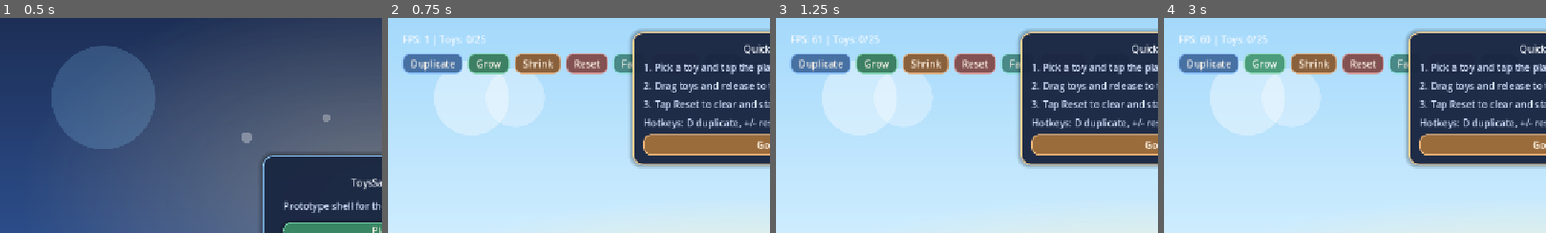
Above: before the commit, frames 1-4 (left to right).
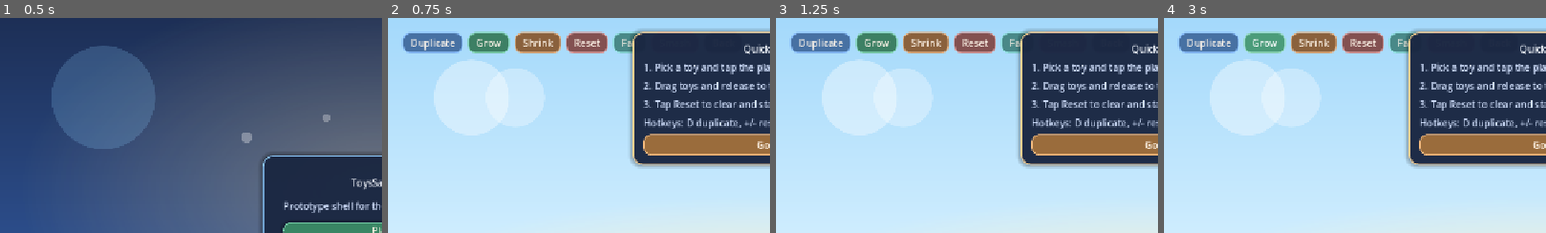
Above: after the commit, the same moments.

Repository: SoundBlaster/ToysSandbox
Game: Godot game, scene res://scenes/boot/Boot.tscn
Same seed, same stepped clock (60 frames per second), same inputs: the game is played once before the commit and once after it.
Inputs:
- Up to frame 1 (0.5 s): no input
- Up to frame 2 (0.75 s): click "Play" at 0.5 s
- Up to frame 3 (1.25 s): no input
- Up to frame 4 (3 s): click "Back" at 1.25 s; click "Duplicate" at 2 s; click "Grow" at 2.75 s
The pictures show only the part of the screen within x 0-50%, y 0-50%; the shares and areas given below are measured in that part.

Frame 1 is identical in both runs. In frame 2, 10% of the frame differs, in the area x 4-66%, y 6-27%; in frame 3, 10%; in frame 4, 10%.

Commit message:
Refine settings toggles and preserve active toy at cap

Diff:
--- a/scenes/game/Sandbox.tscn
+++ b/scenes/game/Sandbox.tscn
@@ -119,6 +119,15 @@
 layout_mode = 2
 text = "Got it"
 
+[node name="StatsOverlay" type="Label" parent="CanvasLayer"]
+visible = false
+offset_left = 1020.0
+offset_top = 18.0
+offset_right = 1256.0
+offset_bottom = 52.0
+text = "FPS: 0 | Toys: 0/25"
+horizontal_alignment = 2
+
 [node name="HBoxContainer" type="HBoxContainer" parent="CanvasLayer/MarginContainer"]
 layout_mode = 2
 theme_override_constants/separation = 16
@@ -143,10 +152,6 @@
 visible = false
 layout_mode = 2
 text = "Selected toy: Ball"
-
-[node name="StatsLabel" type="Label" parent="CanvasLayer/MarginContainer/HBoxContainer/InfoPanel"]
-layout_mode = 2
-text = "FPS: 0 | Toys: 0/25"
 
 [node name="ActionsRow" type="HBoxContainer" parent="CanvasLayer/MarginContainer/HBoxContainer/InfoPanel"]
 layout_mode = 2
--- a/scenes/menu/MainMenu.tscn
+++ b/scenes/menu/MainMenu.tscn
@@ -161,8 +161,14 @@
 size_flags_horizontal = 3
 text = "Tutorial"
 
-[node name="ResetTutorialButton" type="Button" parent="SettingsOverlay/PanelCenter/SettingsPanel/SettingsMargin/SettingsVBox/TutorialRow"]
-layout_mode = 2
+[node name="ResetTutorialButtonMargin" type="MarginContainer" parent="SettingsOverlay/PanelCenter/SettingsPanel/SettingsMargin/SettingsVBox/TutorialRow"]
+layout_mode = 2
+theme_override_constants/margin_left = 6
+theme_override_constants/margin_right = 6
+
+[node name="ResetTutorialButton" type="Button" parent="SettingsOverlay/PanelCenter/SettingsPanel/SettingsMargin/SettingsVBox/TutorialRow/ResetTutorialButtonMargin"]
+layout_mode = 2
+custom_minimum_size = Vector2(84, 0)
 text = "Reset"
 
 [node name="UnlimitedToysRow" type="HBoxContainer" parent="SettingsOverlay/PanelCenter/SettingsPanel/SettingsMargin/SettingsVBox"]
@@ -174,8 +180,33 @@
 size_flags_horizontal = 3
 text = "Unlimited Toys"
 
-[node name="UnlimitedToysButton" type="CheckButton" parent="SettingsOverlay/PanelCenter/SettingsPanel/SettingsMargin/SettingsVBox/UnlimitedToysRow"]
-layout_mode = 2
+[node name="UnlimitedToysButtonMargin" type="MarginContainer" parent="SettingsOverlay/PanelCenter/SettingsPanel/SettingsMargin/SettingsVBox/UnlimitedToysRow"]
+layout_mode = 2
+theme_override_constants/margin_left = 6
+theme_override_constants/margin_right = 6
+
+[node name="UnlimitedToysButton" type="CheckButton" parent="SettingsOverlay/PanelCenter/SettingsPanel/SettingsMargin/SettingsVBox/UnlimitedToysRow/UnlimitedToysButtonMargin"]
+layout_mode = 2
+custom_minimum_size = Vector2(92, 0)
+text = "Off"
+
+[node name="StatsOverlayRow" type="HBoxContainer" parent="SettingsOverlay/PanelCenter/SettingsPanel/SettingsMargin/SettingsVBox"]
+layout_mode = 2
+theme_override_constants/separation = 8
+
+[node name="StatsOverlayLabel" type="Label" parent="SettingsOverlay/PanelCenter/SettingsPanel/SettingsMargin/SettingsVBox/StatsOverlayRow"]
+layout_mode = 2
+size_flags_horizontal = 3
+text = "FPS/Toys Overlay"
+
+[node name="StatsOverlayButtonMargin" type="MarginContainer" parent="SettingsOverlay/PanelCenter/SettingsPanel/SettingsMargin/SettingsVBox/StatsOverlayRow"]
+layout_mode = 2
+theme_override_constants/margin_left = 6
+theme_override_constants/margin_right = 6
+
+[node name="StatsOverlayButton" type="CheckButton" parent="SettingsOverlay/PanelCenter/SettingsPanel/SettingsMargin/SettingsVBox/StatsOverlayRow/StatsOverlayButtonMargin"]
+layout_mode = 2
+custom_minimum_size = Vector2(92, 0)
 text = "Off"
 
 [node name="SettingsStatusLabel" type="Label" parent="SettingsOverlay/PanelCenter/SettingsPanel/SettingsMargin/SettingsVBox"]
@@ -187,6 +218,12 @@
 layout_mode = 2
 alignment = 2
 
-[node name="CloseSettingsButton" type="Button" parent="SettingsOverlay/PanelCenter/SettingsPanel/SettingsMargin/SettingsVBox/SettingsButtonsRow"]
-layout_mode = 2
+[node name="CloseSettingsButtonMargin" type="MarginContainer" parent="SettingsOverlay/PanelCenter/SettingsPanel/SettingsMargin/SettingsVBox/SettingsButtonsRow"]
+layout_mode = 2
+theme_override_constants/margin_left = 6
+theme_override_constants/margin_right = 6
+
+[node name="CloseSettingsButton" type="Button" parent="SettingsOverlay/PanelCenter/SettingsPanel/SettingsMargin/SettingsVBox/SettingsButtonsRow/CloseSettingsButtonMargin"]
+layout_mode = 2
+custom_minimum_size = Vector2(84, 0)
 text = "Close"
--- a/scripts/autoload/GameState.gd
+++ b/scripts/autoload/GameState.gd
@@ -5,12 +5,14 @@
 var selected_toy_id: StringName = DEFAULT_SELECTED_TOY_ID
 var tutorial_dismissed := false
 var unlimited_toys_unlocked := false
+var show_stats_overlay := false
 
 
 func reset_session() -> void:
 	selected_toy_id = DEFAULT_SELECTED_TOY_ID
 	tutorial_dismissed = false
 	unlimited_toys_unlocked = false
+	show_stats_overlay = false
 
 
 func apply_persisted_state(state: Dictionary) -> void:
@@ -25,6 +27,7 @@
 
 	tutorial_dismissed = bool(state.get("tutorial_dismissed", false))
 	unlimited_toys_unlocked = bool(state.get("unlimited_toys_unlocked", false))
+	show_stats_overlay = bool(state.get("show_stats_overlay", false))
 
 
 func set_selected_toy_id(toy_id: StringName, persist: bool = true) -> void:
@@ -49,3 +52,9 @@
 	unlimited_toys_unlocked = is_unlocked
 	if persist:
 		SaveService.update_state({"unlimited_toys_unlocked": unlimited_toys_unlocked})
+
+
+func set_show_stats_overlay(is_visible: bool, persist: bool = true) -> void:
+	show_stats_overlay = is_visible
+	if persist:
+		SaveService.update_state({"show_stats_overlay": show_stats_overlay})
--- a/scripts/autoload/SaveService.gd
+++ b/scripts/autoload/SaveService.gd
@@ -9,6 +9,7 @@
 	"selected_toy_id": "ball",
 	"tutorial_dismissed": false,
 	"unlimited_toys_unlocked": false,
+	"show_stats_overlay": false,
 }
 
 var _state: Dictionary = DEFAULT_STATE.duplicate(true)
@@ -49,6 +50,9 @@
 		next_state["unlimited_toys_unlocked"] = bool(
 			config.get_value(GAMEPLAY_SECTION, "unlimited_toys_unlocked", DEFAULT_STATE["unlimited_toys_unlocked"])
 		)
+		next_state["show_stats_overlay"] = bool(
+			config.get_value(GAMEPLAY_SECTION, "show_stats_overlay", DEFAULT_STATE["show_stats_overlay"])
+		)
 	elif load_result != ERR_FILE_NOT_FOUND:
 		push_warning("SaveService: failed to load %s (code %d). Restoring defaults." % [SAVE_PATH, load_result])
 
@@ -88,6 +92,9 @@
 	normalized["unlimited_toys_unlocked"] = bool(
 		source.get("unlimited_toys_unlocked", normalized["unlimited_toys_unlocked"])
 	)
+	normalized["show_stats_overlay"] = bool(
+		source.get("show_stats_overlay", normalized["show_stats_overlay"])
+	)
 	return normalized
 
 
@@ -101,6 +108,11 @@
 		GAMEPLAY_SECTION,
 		"unlimited_toys_unlocked",
 		bool(next_state.get("unlimited_toys_unlocked", DEFAULT_STATE["unlimited_toys_unlocked"]))
+	)
+	config.set_value(
+		GAMEPLAY_SECTION,
+		"show_stats_overlay",
+		bool(next_state.get("show_stats_overlay", DEFAULT_STATE["show_stats_overlay"]))
 	)
 	var save_result := config.save(SAVE_PATH)
 	if save_result != OK:
--- a/scripts/game/Sandbox.gd
+++ b/scripts/game/Sandbox.gd
@@ -18,7 +18,6 @@
 @onready var status_label: Label = $CanvasLayer/MarginContainer/HBoxContainer/InfoPanel/StatusLabel
 @onready var hint_label: Label = $CanvasLayer/MarginContainer/HBoxContainer/InfoPanel/HintLabel
 @onready var selected_label: Label = $CanvasLayer/MarginContainer/HBoxContainer/InfoPanel/SelectedLabel
-@onready var stats_label: Label = $CanvasLayer/MarginContainer/HBoxContainer/InfoPanel/StatsLabel
 @onready var toy_list: ItemList = $CanvasLayer/MarginContainer/HBoxContainer/ShelfPanel/ShelfMargin/ShelfVBox/ToyList
 @onready var shelf_panel: PanelContainer = $CanvasLayer/MarginContainer/HBoxContainer/ShelfPanel
 @onready var shelf_title_label: Label = $CanvasLayer/MarginContainer/HBoxContainer/ShelfPanel/ShelfMargin/ShelfVBox/ShelfTitleLabel
@@ -31,6 +30,7 @@
 @onready var onboarding_reset_hint_label: Label = $CanvasLayer/OnboardingOverlay/OnboardingMargin/OnboardingVBox/OnboardingResetHint
 @onready var onboarding_controls_hint_label: Label = $CanvasLayer/OnboardingOverlay/OnboardingMargin/OnboardingVBox/OnboardingControlsHint
 @onready var dismiss_onboarding_button: Button = $CanvasLayer/OnboardingOverlay/OnboardingMargin/OnboardingVBox/DismissOnboardingButton
+@onready var stats_overlay_label: Label = $CanvasLayer/StatsOverlay
 
 var shelf_toy_ids: Array[StringName] = []
 var fallback_icons: Dictionary = {}
@@ -55,7 +55,7 @@
 	status_label.text = "Tap a toy to drag it. Tap empty space to spawn the selected toy."
 	_refresh_selected_label()
 	_refresh_onboarding_overlay()
-	_refresh_stats_label()
+	_refresh_stats_overlay()
 	interaction_controller = SANDBOX_INTERACTION_CONTROLLER.new()
 	interaction_controller.setup(
 		status_label,
@@ -73,7 +73,8 @@
 
 
 func _process(_delta: float) -> void:
-	_refresh_stats_label()
+	if GameState.show_stats_overlay:
+		_refresh_stats_overlay()
 
 
 func _unhandled_input(event: InputEvent) -> void:
@@ -139,7 +140,6 @@
 
 	status_label.text = "Spawned %s. Drag, duplicate, resize, or reset." % definition.get("display_name", "Toy")
 	_dismiss_onboarding_overlay("")
-	_refresh_stats_label()
 	return toy_instance
 
 
@@ -232,9 +232,13 @@
 	selected_label.text = "Selected toy: %s" % definition.get("display_name", "None")
 
 
-func _refresh_stats_label() -> void:
+func _refresh_stats_overlay() -> void:
+	stats_overlay_label.visible = GameState.show_stats_overlay
+	if not GameState.show_stats_overlay:
+		return
+
 	var toy_limit_label := "inf" if GameState.unlimited_toys_unlocked else str(MAX_ACTIVE_TOYS)
-	stats_label.text = "FPS: %d | Toys: %d/%s" % [
+	stats_overlay_label.text = "FPS: %d | Toys: %d/%s" % [
 		Engine.get_frames_per_second(),
 		_get_active_toy_count(),
 		toy_limit_label,
@@ -352,7 +356,6 @@
 	status_label.add_theme_color_override("font_color", HUD_TEXT_PRIMARY)
 	hint_label.add_theme_color_override("font_color", HUD_TEXT_SECONDARY)
 	selected_label.add_theme_color_override("font_color", HUD_TEXT_PRIMARY)
-	stats_label.add_theme_color_override("font_color", HUD_TEXT_PRIMARY)
 	shelf_title_label.add_theme_color_override("font_color", HUD_TEXT_PRIMARY)
 	shelf_hint_label.add_theme_color_override("font_color", HUD_TEXT_SECONDARY)
 	onboarding_title_label.add_theme_color_override("font_color", HUD_TEXT_PRIMARY)
@@ -360,6 +363,7 @@
 	onboarding_drag_hint_label.add_theme_color_override("font_color", HUD_TEXT_SECONDARY)
 	onboarding_reset_hint_label.add_theme_color_override("font_color", HUD_TEXT_SECONDARY)
 	onboarding_controls_hint_label.add_theme_color_override("font_color", HUD_TEXT_SECONDARY)
+	stats_overlay_label.add_theme_color_override("font_color", HUD_TEXT_PRIMARY)
 
 	_style_action_button(duplicate_button, Color("6fb1ff"))
 	_style_action_button(grow_button, Color("60c89d"))
--- a/scripts/game/SandboxInteractionController.gd
+++ b/scripts/game/SandboxInteractionController.gd
@@ -151,7 +151,8 @@
 
 	_clear_pending_drag()
 	var spawned := _spawn_selected_toy(world_position)
-	_set_active_toy(spawned)
+	if spawned != null:
+		_set_active_toy(spawned)
 
 
 func _handle_pointer_dragged(pointer_id: int, screen_position: Vector2) -> void:
--- a/scripts/menu/MainMenu.gd
+++ b/scripts/menu/MainMenu.gd
@@ -17,13 +17,15 @@
 @onready var sound_label: Label = $SettingsOverlay/PanelCenter/SettingsPanel/SettingsMargin/SettingsVBox/SoundRow/SoundLabel
 @onready var tutorial_label: Label = $SettingsOverlay/PanelCenter/SettingsPanel/SettingsMargin/SettingsVBox/TutorialRow/TutorialLabel
 @onready var unlimited_toys_label: Label = $SettingsOverlay/PanelCenter/SettingsPanel/SettingsMargin/SettingsVBox/UnlimitedToysRow/UnlimitedToysLabel
+@onready var stats_overlay_label: Label = $SettingsOverlay/PanelCenter/SettingsPanel/SettingsMargin/SettingsVBox/StatsOverlayRow/StatsOverlayLabel
 @onready var music_slider: HSlider = $SettingsOverlay/PanelCenter/SettingsPanel/SettingsMargin/SettingsVBox/MusicRow/MusicSlider
 @onready var sound_slider: HSlider = $SettingsOverlay/PanelCenter/SettingsPanel/SettingsMargin/SettingsVBox/SoundRow/SoundSlider
 @onready var music_value_label: Label = $SettingsOverlay/PanelCenter/SettingsPanel/SettingsMargin/SettingsVBox/MusicRow/MusicValueLabel
 @onready var sound_value_label: Label = $SettingsOverlay/PanelCenter/SettingsPanel/SettingsMargin/SettingsVBox/SoundRow/SoundValueLabel
-@onready var reset_tutorial_button: Button = $SettingsOverlay/PanelCenter/SettingsPanel/SettingsMargin/SettingsVBox/TutorialRow/ResetTutorialButton
-@onready var unlimited_toys_button: CheckButton = $SettingsOverlay/PanelCenter/SettingsPanel/SettingsMargin/SettingsVBox/UnlimitedToysRow/UnlimitedToysButton
-@onready var close_settings_button: Button = $SettingsOverlay/PanelCenter/SettingsPanel/SettingsMargin/SettingsVBox/SettingsButtonsRow/CloseSettingsButton
+@onready var reset_tutorial_button: Button = $SettingsOverlay/PanelCenter/SettingsPanel/SettingsMargin/SettingsVBox/TutorialRow/ResetTutorialButtonMargin/ResetTutorialButton
+@onready var unlimited_toys_button: CheckButton = $SettingsOverlay/PanelCenter/SettingsPanel/SettingsMargin/SettingsVBox/UnlimitedToysRow/UnlimitedToysButtonMargin/UnlimitedToysButton
+@onready var stats_overlay_button: CheckButton = $SettingsOverlay/PanelCenter/SettingsPanel/SettingsMargin/SettingsVBox/StatsOverlayRow/StatsOverlayButtonMargin/StatsOverlayButton
+@onready var close_settings_button: Button = $SettingsOverlay/PanelCenter/SettingsPanel/SettingsMargin/SettingsVBox/SettingsButtonsRow/CloseSettingsButtonMargin/CloseSettingsButton
 @onready var settings_status_label: Label = $SettingsOverlay/PanelCenter/SettingsPanel/SettingsMargin/SettingsVBox/SettingsStatusLabel
 
 
@@ -36,6 +38,7 @@
 	sound_slider.value_changed.connect(_on_sound_slider_changed)
 	reset_tutorial_button.pressed.connect(_on_reset_tutorial_pressed)
 	unlimited_toys_button.toggled.connect(_on_unlimited_toys_toggled)
+	stats_overlay_button.toggled.connect(_on_stats_overlay_toggled)
 	close_settings_button.pressed.connect(_on_close_settings_pressed)
 	_load_settings_ui()
 
@@ -75,6 +78,11 @@
 func _on_unlimited_toys_toggled(is_toggled: bool) -> void:
 	GameState.set_unlimited_toys_unlocked(is_toggled)
 	_refresh_unlimited_toys_button()
+
+
+func _on_stats_overlay_toggled(is_toggled: bool) -> void:
+	GameState.set_show_stats_overlay(is_toggled)
+	_refresh_stats_overlay_button()
 
 
 func _load_settings_ui() -> void:
@@ -84,9 +92,11 @@
 	music_slider.set_value_no_signal(music_volume)
 	sound_slider.set_value_no_signal(sound_volume)
 	unlimited_toys_button.set_pressed_no_signal(bool(persisted_state.get("unlimited_toys_unlocked", false)))
+	stats_overlay_button.set_pressed_no_signal(bool(persisted_state.get("show_stats_overlay", false)))
 	AudioService.apply_settings(music_volume, sound_volume)
 	_refresh_slider_labels()
 	_refresh_unlimited_toys_button()
+	_refresh_stats_overlay_button()
 	_set_settings_overlay_visible(false)
 
 
@@ -97,6 +107,10 @@
 
 func _refresh_unlimited_toys_button() -> void:
 	unlimited_toys_button.text = "On" if unlimited_toys_button.button_pressed else "Off"
+
+
+func _refresh_stats_overlay_button() -> void:
+	stats_overlay_button.text = "On" if stats_overlay_button.button_pressed else "Off"
 
 
 func _apply_and_persist_audio_settings() -> void:
@@ -124,6 +138,7 @@
 	sound_label.add_theme_color_override("font_color", LABEL_SECONDARY)
 	tutorial_label.add_theme_color_override("font_color", LABEL_SECONDARY)
 	unlimited_toys_label.add_theme_color_override("font_color", LABEL_SECONDARY)
+	stats_overlay_label.add_theme_color_override("font_color", LABEL_SECONDARY)
 	music_value_label.add_theme_color_override("font_color", LABEL_PRIMARY)
 	sound_value_label.add_theme_color_override("font_color", LABEL_PRIMARY)
 	settings_status_label.add_theme_color_override("font_color", LABEL_PRIMARY)
@@ -132,7 +147,8 @@
 	_style_button(settings_button, Color("5d8bff"), 0.16)
 	_style_button(quit_button, Color("d07070"), 0.14)
 	_style_button(reset_tutorial_button, Color("d79a5f"), 0.12)
-	_style_button(unlimited_toys_button, Color("5bbd88"), 0.12)
+	_style_static_capsule_button(unlimited_toys_button, Color("5bbd88"))
+	_style_static_capsule_button(stats_overlay_button, Color("6aa6ff"))
 	_style_button(close_settings_button, Color("6f8eff"), 0.12)
 
 
@@ -187,3 +203,41 @@
 	button.add_theme_color_override("font_color", Color("fff6e7"))
 	button.add_theme_color_override("font_hover_color", Color("fffef7"))
 	button.add_theme_color_override("font_pressed_color", Color("ffe9ca"))
+
+
+func _style_static_capsule_button(button: Button, accent: Color) -> void:
+	var normal_style := StyleBoxFlat.new()
+	normal_style.bg_color = accent.darkened(0.34)
+	normal_style.border_color = accent.lightened(0.22)
+	normal_style.border_width_left = 2
+	normal_style.border_width_top = 2
+	normal_style.border_width_right = 2
+	normal_style.border_width_bottom = 2
+	normal_style.corner_radius_top_left = 18
+	normal_style.corner_radius_top_right = 18
+	normal_style.corner_radius_bottom_right = 18
+	normal_style.corner_radius_bottom_left = 18
+	normal_style.shadow_color = Color(0.0, 0.0, 0.0, 0.22)
+	normal_style.shadow_size = 5
+	normal_style.set_content_margin(SIDE_LEFT, 14.0)
+	normal_style.set_content_margin(SIDE_RIGHT, 14.0)
+	normal_style.set_content_margin(SIDE_TOP, 6.0)
+	normal_style.set_content_margin(SIDE_BOTTOM, 6.0)
+
+	var pressed_style := normal_style.duplicate() as StyleBoxFlat
+	pressed_style.bg_color = accent.darkened(0.42)
+	pressed_style.border_color = accent
+
+	var focus_style := normal_style.duplicate() as StyleBoxFlat
+	focus_style.draw_center = true
+	focus_style.shadow_size = normal_style.shadow_size
+
+	button.add_theme_stylebox_override("normal", normal_style)
+	button.add_theme_stylebox_override("hover", normal_style.duplicate() as StyleBoxFlat)
+	button.add_theme_stylebox_override("pressed", pressed_style)
+	button.add_theme_stylebox_override("hover_pressed", pressed_style.duplicate() as StyleBoxFlat)
+	button.add_theme_stylebox_override("focus", focus_style)
+	button.add_theme_stylebox_override("disabled", normal_style.duplicate() as StyleBoxFlat)
+	button.add_theme_color_override("font_color", Color("fff6e7"))
+	button.add_theme_color_override("font_hover_color", Color("fff6e7"))
+	button.add_theme_color_override("font_pressed_color", Color("ffe9ca"))
